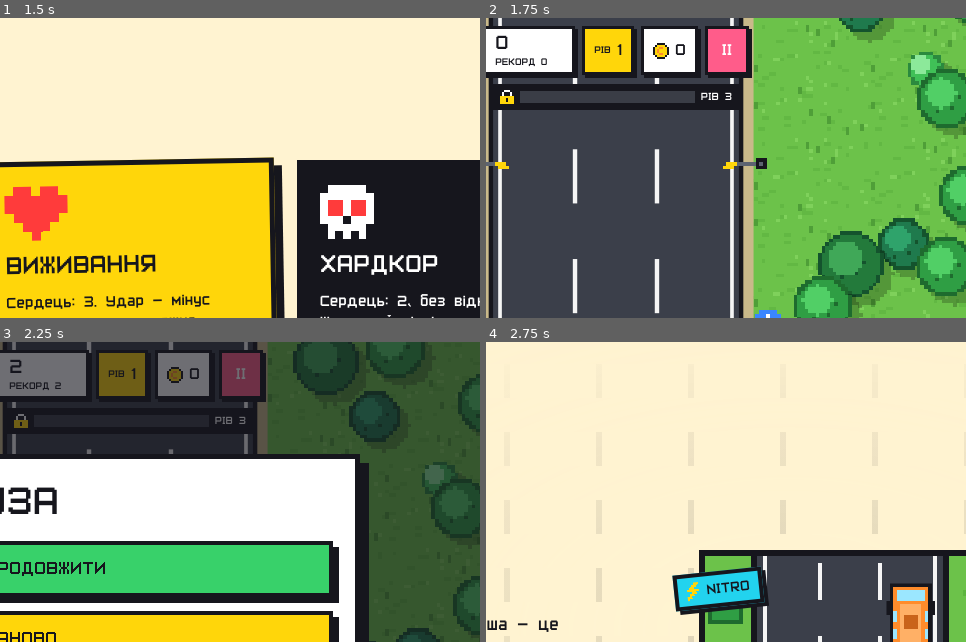
Above: before the commit, frames 1-4 (two rows, left to right).
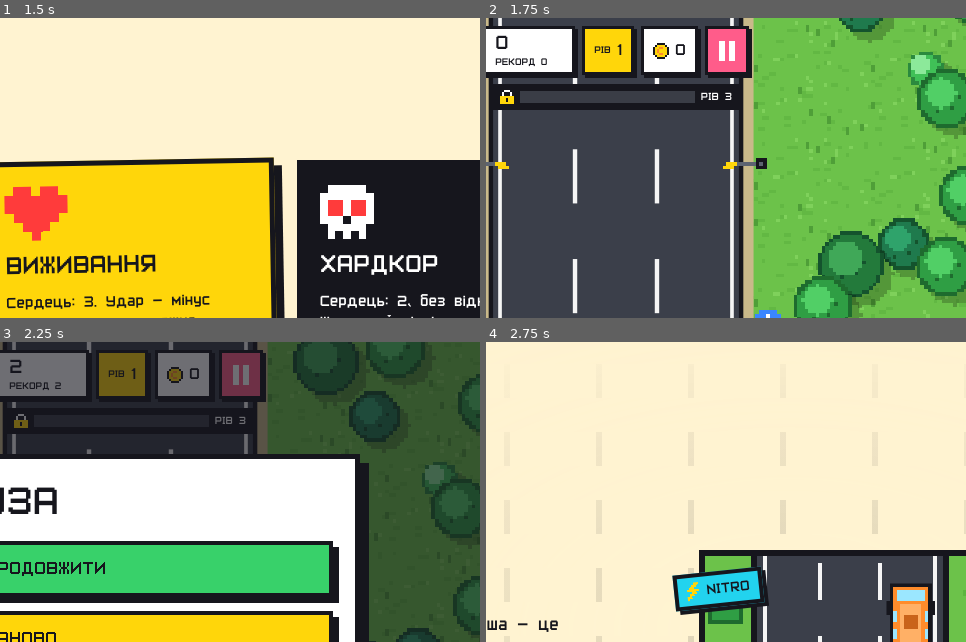
Above: after the commit, the same moments.

Repository: whyuxavier/mouse-racer
Game: browser game, page index.html
The game is run twice, just before and just after one commit, with the same random seed, the same clock (stepped at 60 frames per second) and the same inputs.
Inputs (mouse positions are % of the whole screen's width and height, from its top left):
- Up to frame 1 (1.5 s): click (50, 50) at 0.27 s; click (50, 60) at 1.07 s; click "ГРАТИ" at 1.27 s
- Up to frame 2 (1.75 s): click (30, 40) at 1.67 s
- Up to frame 3 (2.25 s): click "II" (after the commit: "Pause") at 2.02 s
- Up to frame 4 (2.75 s): press the mouse at (70, 35) at 2.27 s; release the mouse at (50, 30) at 2.4 s; click "МЕНЮ" at 2.47 s
The pictures show only the part of the screen within x 36-86%, y 0-50%; the shares and areas given below are measured in that part.

Frame 1 is identical in both runs. In frame 2, 0.2% of the frame differs, in the area x 48-52%, y 7-15%; in frame 3, 0.2%; in frame 4, nothing differs.

Commit message:
Намальована іконка паузи замість літер II
Co-Authored-By: Claude Fable 5.1 <noreply@anthropic.com>
Claude-Session: https://claude.ai/code/session_01JgZfFGHeek7MGFyQmyoXgr

Diff:
--- a/index.html
+++ b/index.html
@@ -153,7 +153,7 @@
 .chip.lv{background:var(--y)}
 .chip img{height:16px}
 .chip.ht img{height:15px}.chip.ht img.e{filter:grayscale(1) brightness(1.5);opacity:.5}
-#bPause{pointer-events:auto;background:var(--n);color:#fff;min-width:44px;justify-content:center;font-size:18px}
+#bPause{pointer-events:auto;background:var(--n);min-width:44px;justify-content:center;padding:4px 6px}#bPause img{height:20px}
 .nitro{margin:9px auto 0;width:min(250px,62vw);display:flex;align-items:center;gap:6px;background:var(--k);border:3px solid var(--k);padding:3px 6px;color:#fff;font-size:12px;font-weight:700}
 .nitro img{height:14px}
 .nbar{flex:1;height:12px;background:#3a3d46}
@@ -190,7 +190,7 @@
     <div class="chip lv"><small data-t="lvl"></small><b id="hLvl">1</b></div>
     <div class="chip"><img class="pi" data-pix="coin" alt=""><b id="hCoins">0</b></div>
     <div class="chip ht" id="hHearts"></div>
-    <button class="chip" id="bPause" aria-label="Pause">II</button>
+    <button class="chip" id="bPause" aria-label="Pause"><img class="pi" data-pix="pause" alt=""></button>
   </div>
   <div class="nitro" id="hNitro"><img class="pi" id="hNico" alt=""><div class="nbar"><i id="hNfill"></i></div><span id="hNtxt"></span></div>
 </div>
@@ -465,6 +465,7 @@
   coin:'..kkkk../.kyyyyk./kyyooyyk/kyoyyyyk/kyoyyyyk/kyyooyyk/.kyyyyk./..kkkk..',
   star:'...kk.../..kyyk../kkkyykkk/kyyyyyyk/.kyyyyk./.kyyyyk./kyyk.kyyk/kkk..kkk',
   inf:'.kk...kk./k..k.k..k/k...k...k/k..k.k..k/.kk...kk.',
+  pause:'ww.ww/ww.ww/ww.ww/ww.ww/ww.ww/ww.ww',
   play:'kk....../kkkk..../kkkkkk../kkkkkkkk/kkkkkkkk/kkkkkk../kkkk..../kk......',
   car:'.rrrr./krrrrk/krrrrk/.cccc./.rrrr./.rrrr./krrrrk/krrrrk/.rrrr.',
   bars:'......bb/......bb/...gg.bb/...gg.bb/rr.gg.bb/rr.gg.bb/kkkkkkkk',
